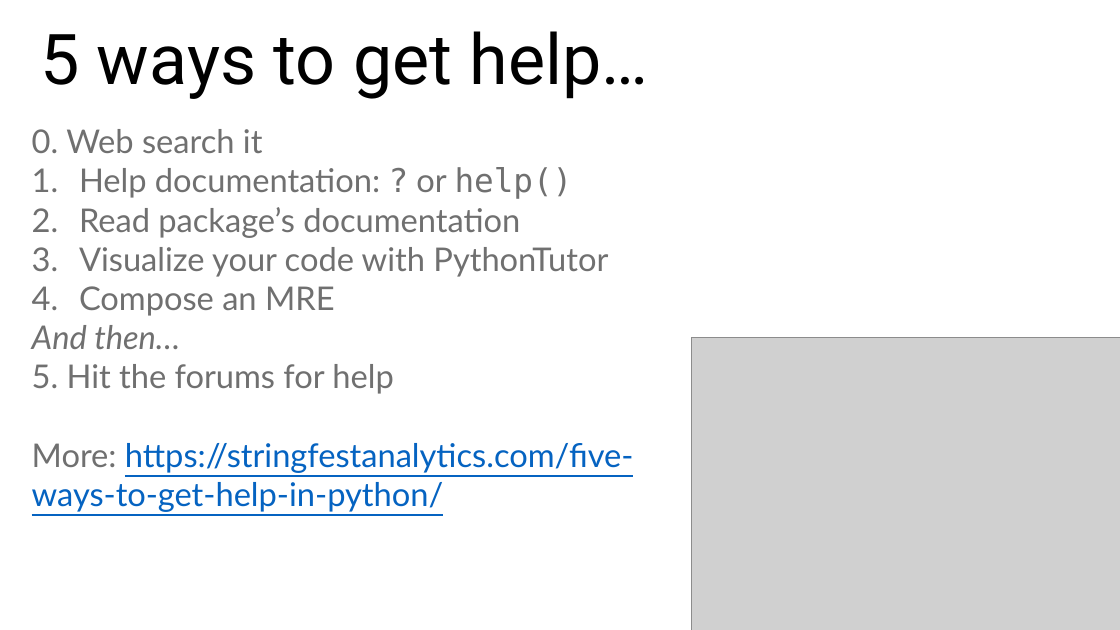
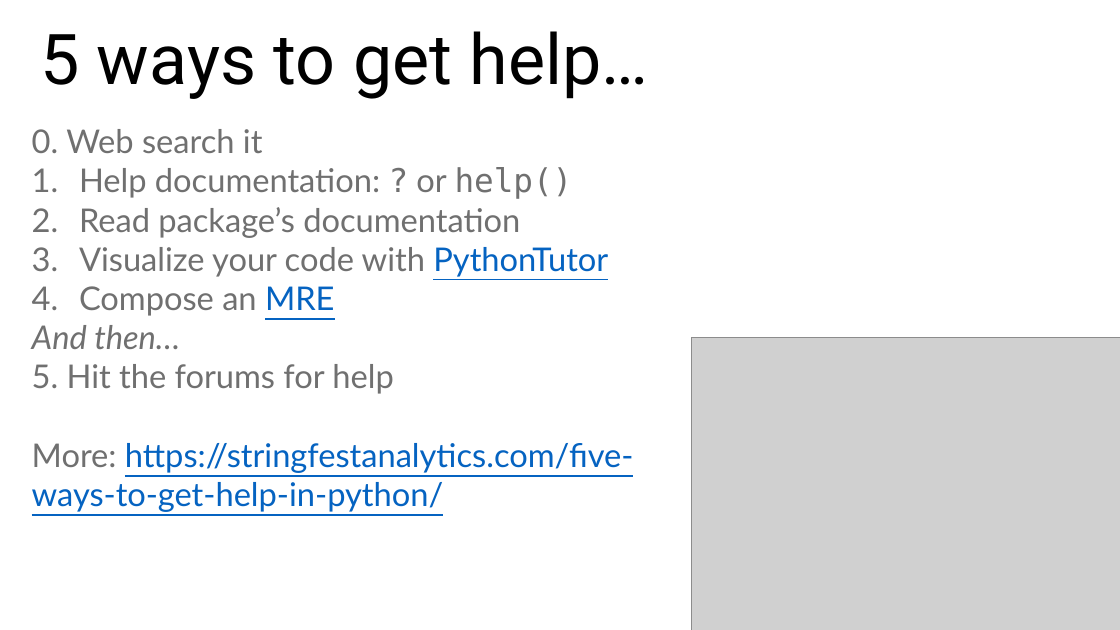
Before and after one commit to stringfestdata/ms-excel-toronto-python, a slide deck: slide 23 of toronto-five-things-excel-python.pptx (slide 20 before the commit). Drawn at 1120x630 pixels with LibreOffice and Linux fonts; fonts in the diff are those of the drawing; grey boxes stand for pictures. Boxes give left, top, right and bottom in pixels: in the first picture for what was removed or moved away, otherwise in the second. Text is boxed around its words. In the diff, an @@ line names an element or a change of style, - is before the commit and + after.

```diff
--- a/toronto-five-things-excel-python.pptx
+++ b/toronto-five-things-excel-python.pptx
@@ text at <box>79,247,608,316</box>: text colour #707070 to #0563C1, underline on in "PythonTutor", "MRE" @@
```
Also in this commit, not shown: 5 other slides changed, 3 slides added, 7 other files.
